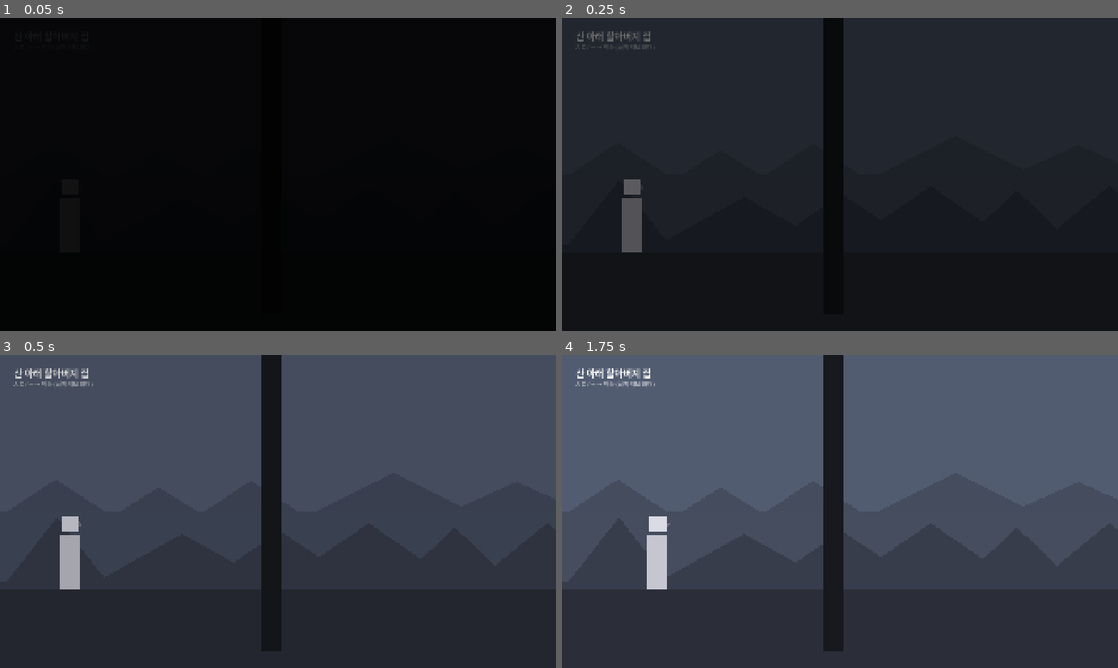
Above: before the commit, frames 1-4 (two rows, left to right).
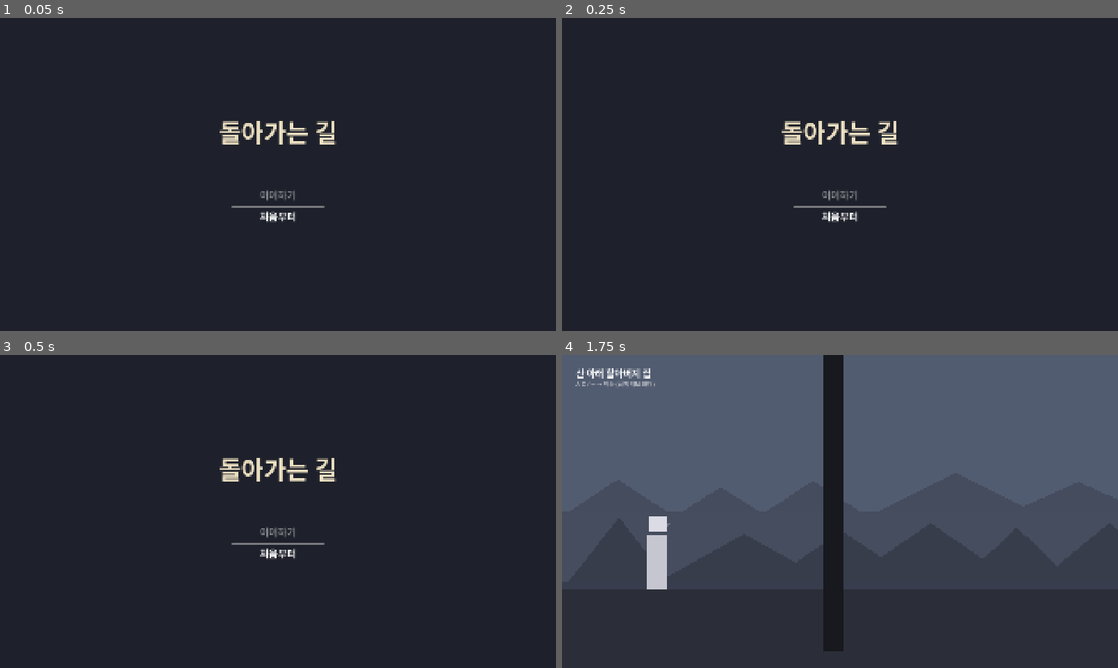
Above: after the commit, the same moments.

Repository: 1jealy/the-way-back
Game: Godot game, scene res://scenes/ui/title_screen.tscn
The game is run twice, just before and just after one commit, with the same random seed, the same clock (stepped at 60 frames per second) and the same inputs. Before the commit the project starts from res://scenes/main.tscn.
Inputs (mouse positions are in pixels of both pictures, inside the frame that each line leads up to):
- Up to frame 1 (0.05 s): no input
- Up to frame 2 (0.25 s): no input
- Up to frame 3 (0.5 s): no input
- Up to frame 4 (1.75 s): click (840, 552) at 0.5 s, where only the run after the commit has a clickable "처음부터"; move the mouse to (962, 495) at 1.27 s; hold D (move_right) from 1.28 s (still down); hold F (ask_dog) from 1.28 s (still down); click (962, 495) at 1.42 s

The runs differ from the first frame. In frame 1, 100% of the frame differs, in the area x 0-100%, y 0-100%; in frame 2, 5.3%; in frame 3, 60%; in frame 4, nothing differs.

Commit message:
Add autosave on place entry, continue, and title screen (#19)
- GameState.save_game/load_game/delete_save: place scene + flags in
  user://save.cfg; autosave off in headless runs
- main starts from the saved place once (take_start_place)
- Title screen is the start scene: Continue (disabled without a save)
  and New Game (clears progress and save)
- Gameplay tests: +15 checks; CLAUDE.md save rules

Co-Authored-By: Claude Opus 5.5 <noreply@anthropic.com>
Claude-Session: https://claude.ai/code/session_0111uMFuqJYWGQ7WGEgAJwsA

Diff:
--- a/project.godot
+++ b/project.godot
@@ -7,7 +7,7 @@
 
 config/name="The Way Back"
 config/description="돌아가는 길 — 할아버지의 지도를 따라 걷는 30분짜리 횡스크롤 어드벤처"
-run/main_scene="res://scenes/main.tscn"
+run/main_scene="res://scenes/ui/title_screen.tscn"
 config/features=PackedStringArray("4.7", "Forward Plus")
 config/icon="res://icon.svg"
 
--- /dev/null
+++ b/scenes/ui/title_screen.tscn
@@ -0,0 +1,61 @@
+[gd_scene load_steps=2 format=3]
+
+[ext_resource type="Script" path="res://scripts/ui/title_screen.gd" id="1_title"]
+
+[node name="TitleScreen" type="Control"]
+layout_mode = 3
+anchors_preset = 15
+anchor_right = 1.0
+anchor_bottom = 1.0
+grow_horizontal = 2
+grow_vertical = 2
+script = ExtResource("1_title")
+
+[node name="Background" type="ColorRect" parent="."]
+layout_mode = 1
+anchors_preset = 15
+anchor_right = 1.0
+anchor_bottom = 1.0
+grow_horizontal = 2
+grow_vertical = 2
+mouse_filter = 2
+color = Color(0.12, 0.13, 0.17, 1)
+
+[node name="Title" type="Label" parent="."]
+layout_mode = 1
+anchors_preset = 10
+anchor_right = 1.0
+offset_top = 330.0
+offset_bottom = 430.0
+grow_horizontal = 2
+theme_override_colors/font_color = Color(0.93, 0.88, 0.76, 1)
+theme_override_font_sizes/font_size = 84
+text = "돌아가는 길"
+horizontal_alignment = 1
+
+[node name="Menu" type="VBoxContainer" parent="."]
+layout_mode = 1
+anchors_preset = 8
+anchor_left = 0.5
+anchor_top = 0.5
+anchor_right = 0.5
+anchor_bottom = 0.5
+offset_left = -160.0
+offset_top = 40.0
+offset_right = 160.0
+offset_bottom = 200.0
+grow_horizontal = 2
+grow_vertical = 2
+theme_override_constants/separation = 16
+
+[node name="Continue" type="Button" parent="Menu"]
+layout_mode = 2
+theme_override_font_sizes/font_size = 34
+text = "이어하기"
+flat = true
+
+[node name="New" type="Button" parent="Menu"]
+layout_mode = 2
+theme_override_font_sizes/font_size = 34
+text = "처음부터"
+flat = true
--- a/scripts/game/game_state.gd
+++ b/scripts/game/game_state.gd
@@ -1,12 +1,24 @@
 extends Node
 ## 게임 진행 상태. 오토로드(GameState)라 장소를 옮겨도 유지된다.
+## 장소에 들어갈 때 자동 저장하고(main.gd), 이어하기는 그 장소 처음부터 한다.
 ## 담당: A(게임플레이).
+
+const SAVE_PATH := "user://save.cfg"
+const SAVE_VERSION := 1
 
 ## 지금 있는 장소의 place_id.
 var current_place: StringName = &""
 
 ## 얻은 물건·본 장면 같은 진행 기록.
 var flags: Dictionary = {}
+
+## 이어하기로 시작할 장소 씬. main이 한 번 읽고 비운다.
+var start_place: String = ""
+
+## 저장 파일 자리. 검사는 다른 자리를 쓴다.
+var save_path: String = SAVE_PATH
+## 헤드리스(검사·CI)에서는 저장하지 않는다. 저장을 시험하는 검사만 켠다.
+var autosave: bool = DisplayServer.get_name() != "headless"
 
 
 func set_flag(flag: StringName, value: Variant = true) -> void:
@@ -20,3 +32,48 @@
 func reset() -> void:
 	current_place = &""
 	flags.clear()
+	start_place = ""
+
+
+## 장소에 막 들어온 순간을 저장한다. place_path는 그 장소 씬.
+func save_game(place_path: String) -> void:
+	if not autosave:
+		return
+	var cfg := ConfigFile.new()
+	cfg.set_value("game", "version", SAVE_VERSION)
+	cfg.set_value("game", "place", place_path)
+	cfg.set_value("game", "flags", flags.duplicate())
+	var err := cfg.save(save_path)
+	if err != OK:
+		push_warning("저장 실패 %s: %s" % [save_path, error_string(err)])
+
+
+func has_save() -> bool:
+	return FileAccess.file_exists(save_path)
+
+
+## 저장을 읽어 플래그를 되돌리고 start_place를 정한다. 실패하면 false.
+func load_game() -> bool:
+	var cfg := ConfigFile.new()
+	if cfg.load(save_path) != OK:
+		return false
+	var place: String = cfg.get_value("game", "place", "")
+	if place.is_empty() or not ResourceLoader.exists(place):
+		return false
+	reset()
+	var saved: Dictionary = cfg.get_value("game", "flags", {})
+	flags = saved.duplicate()
+	start_place = place
+	return true
+
+
+func delete_save() -> void:
+	if has_save():
+		DirAccess.remove_absolute(ProjectSettings.globalize_path(save_path))
+
+
+## main이 시작할 장소를 한 번 가져간다.
+func take_start_place(default_place: String) -> String:
+	var place := start_place if not start_place.is_empty() else default_place
+	start_place = ""
+	return place
--- a/scripts/game/main.gd
+++ b/scripts/game/main.gd
@@ -20,7 +20,7 @@
 
 func _ready() -> void:
 	_fade.modulate.a = 1.0
-	_swap_place(FIRST_PLACE)
+	_swap_place(GameState.take_start_place(FIRST_PLACE))
 	if GameState.has_flag(Dog.JOIN_FLAG):
 		_dog.join(_player)
 	await _fade_to(0.0)
@@ -77,6 +77,7 @@
 	_dog.place_behind(_player)
 
 	GameState.current_place = _place.place_id
+	GameState.save_game(path)
 	_place_label.text = _place.display_name
 	place_changed.emit(_place.place_id)
 
--- /dev/null
+++ b/scripts/ui/title_screen.gd
@@ -0,0 +1,28 @@
+extends Control
+## 타이틀 화면. "이어하기"(저장이 없으면 비활성) / "처음부터". 담당: A(게임플레이).
+
+const MAIN_SCENE := "res://scenes/main.tscn"
+
+@onready var _continue: Button = $Menu/Continue
+@onready var _new: Button = $Menu/New
+
+
+func _ready() -> void:
+	_continue.disabled = not GameState.has_save()
+	_continue.pressed.connect(start_continue)
+	_new.pressed.connect(start_new)
+	(_new if _continue.disabled else _continue).grab_focus.call_deferred()
+
+
+func start_continue() -> void:
+	if not GameState.load_game():
+		_continue.disabled = true
+		_new.grab_focus()
+		return
+	get_tree().change_scene_to_file(MAIN_SCENE)
+
+
+func start_new() -> void:
+	GameState.delete_save()
+	GameState.reset()
+	get_tree().change_scene_to_file(MAIN_SCENE)
--- a/tests/gameplay_test.gd
+++ b/tests/gameplay_test.gd
@@ -420,8 +420,71 @@
 	await _press(&"open_map")
 	await _wait(0.5)
 
+	await _check_save()
+
 	if _failures == 0:
 		print("게임플레이 검사 통과")
 	else:
 		print("게임플레이 검사 실패 %d건" % _failures)
 	quit(1 if _failures > 0 else 0)
+
+
+## 저장·이어하기·타이틀. 실제 저장 파일(user://save.cfg)은 건드리지 않는다.
+func _check_save() -> void:
+	const HOUSE := "res://scenes/places/house.tscn"
+	_check(not _state.autosave, "저장: 헤드리스에서는 자동 저장이 꺼져 있다")
+	_state.save_path = "user://test_save.cfg"
+	_state.delete_save()
+	_main.go_to(HOUSE)
+	await _wait(1.6)
+	_check(not _state.has_save(), "저장: 자동 저장이 꺼져 있으면 파일을 쓰지 않는다")
+
+	_state.autosave = true
+	_main.go_to(HOUSE)
+	await _wait(1.6)
+	_check(_state.has_save(), "저장: 장소에 들어가면 저장한다")
+	var had_dog: bool = _state.has_flag(_dog_consts["JOIN_FLAG"])
+	var had_check: bool = _state.has_flag(StringName("map_circle_2"))
+
+	_state.reset()
+	_check(_state.flags.is_empty(), "저장: (진행을 지운 상태)")
+	var loaded: bool = _state.load_game()
+	_check(loaded and _state.start_place == HOUSE, "저장: 이어하기는 저장한 장소에서 시작한다")
+	_check(had_dog and _state.has_flag(_dog_consts["JOIN_FLAG"]), "저장: 하늘이 합류가 돌아온다")
+	_check(had_check and _state.has_flag(StringName("map_circle_2")), "저장: 지도 체크가 돌아온다")
+
+	_main.queue_free()
+	await process_frame
+	await process_frame
+	_main = load("res://scenes/main.tscn").instantiate()
+	root.add_child(_main)
+	await _wait(1.2)
+	_check(_main.current_place().place_id == &"house", "이어하기: 저장한 장소로 들어간다")
+	var dog: CharacterBody2D = _main.dog()
+	_check(dog.is_joined() and dog.visible, "이어하기: 하늘이가 곁에 있다")
+	_check(_state.start_place.is_empty(), "이어하기: 시작 장소는 한 번만 쓴다")
+
+	var title: Control = load("res://scenes/ui/title_screen.tscn").instantiate()
+	root.add_child(title)
+	await process_frame
+	_check(not title.get_node("Menu/Continue").disabled, "타이틀: 저장이 있으면 이어하기가 켜져 있다")
+	title.queue_free()
+	_state.delete_save()
+	title = load("res://scenes/ui/title_screen.tscn").instantiate()
+	root.add_child(title)
+	await process_frame
+	await process_frame
+	_check(title.get_node("Menu/Continue").disabled, "타이틀: 저장이 없으면 이어하기가 꺼져 있다")
+	_check(title.get_node("Menu/New").has_focus(), "타이틀: 저장이 없으면 처음부터에 초점이 있다")
+
+	_main.queue_free()
+	_state.set_flag(&"test_leftover")
+	_state.autosave = false
+	title.start_new()
+	await process_frame
+	_check(_state.flags.is_empty() and not _state.has_save(), "타이틀: 처음부터는 진행과 저장을 지운다")
+	await _wait(0.5)
+	var started: Node = current_scene
+	_check(started != null and started.scene_file_path == "res://scenes/main.tscn", "타이틀: 처음부터를 누르면 본편이 시작된다")
+	_state.delete_save()
+	_state.save_path = _state.SAVE_PATH
Not shown, added: scripts/ui/title_screen.gd.uid
Not shown, changed: CLAUDE.md
